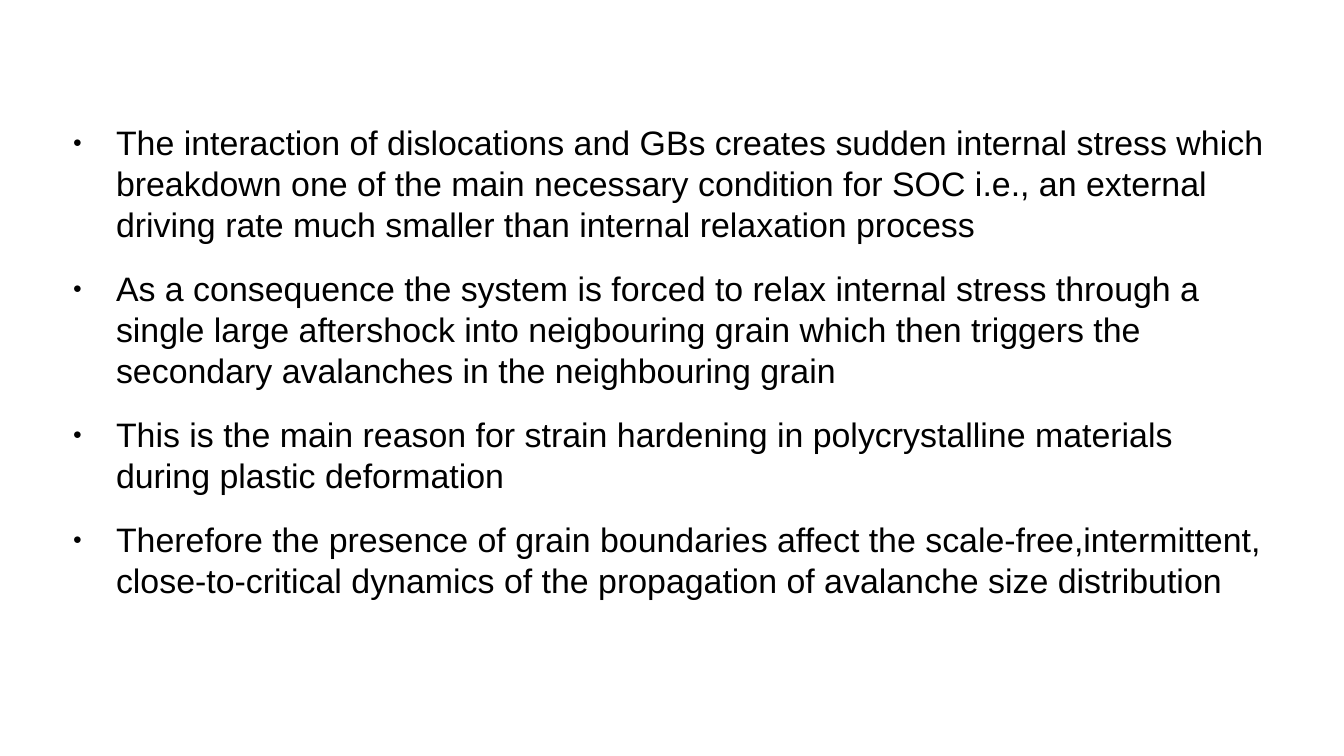
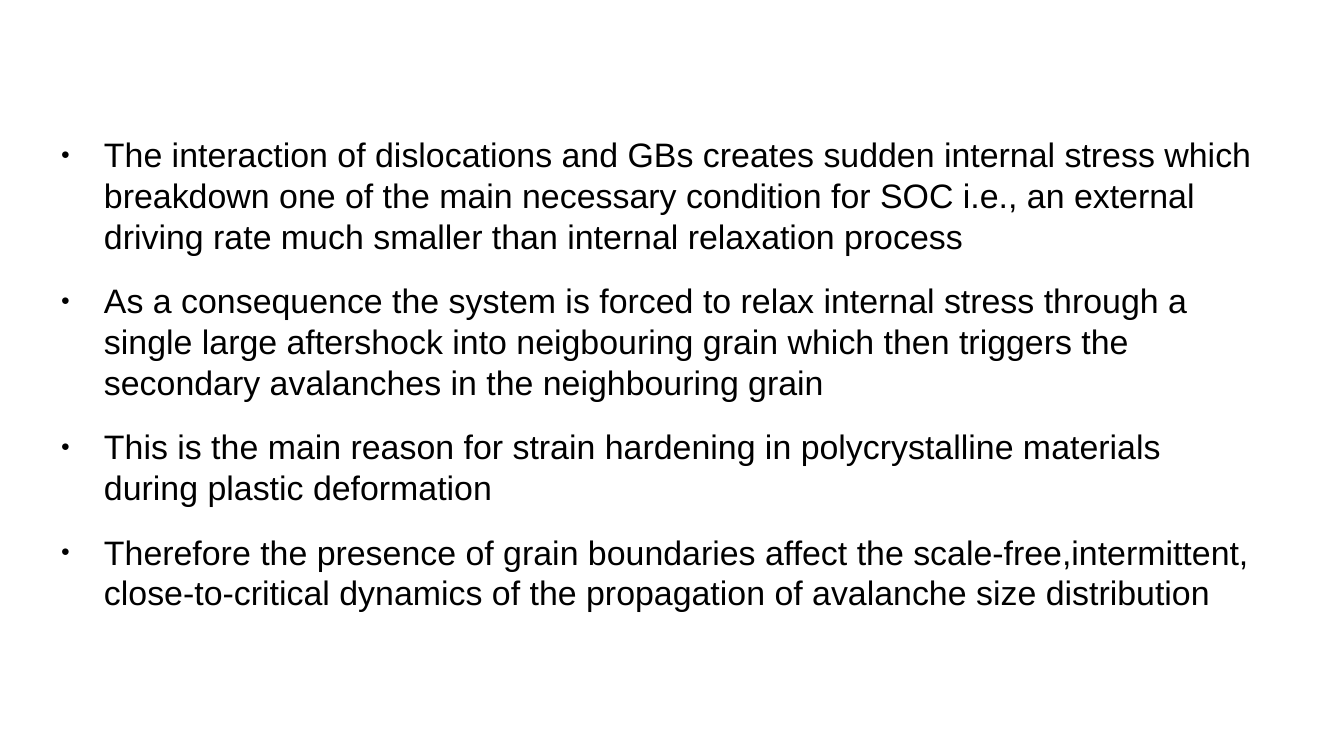
Before and after one commit to ARUN-PRAKASH-95/Journal-club, a slide deck: slide 13 of Presentation/Journalclub.odp. Drawn at 1344x756 pixels with LibreOffice and Linux fonts; fonts in the diff are those of the drawing. Boxes give left, top, right and bottom in pixels: in the first picture for what was removed or moved away, otherwise in the second. Text is boxed around its words. In the diff, an @@ line names an element or a change of style, - is before the commit and + after.

```diff
--- a/Presentation/Journalclub.odp
+++ b/Presentation/Journalclub.odp
@@ text "The interaction of dislocations and ...": place and size @@
-text "The interaction of dislocations and ..." at box(116, 130, 1263, 600)
+text "The interaction of dislocations and ..." at box(104, 142, 1251, 612)
```
Also in this commit, not shown: 2 other slides changed, 1 slide removed, 1 other file.
